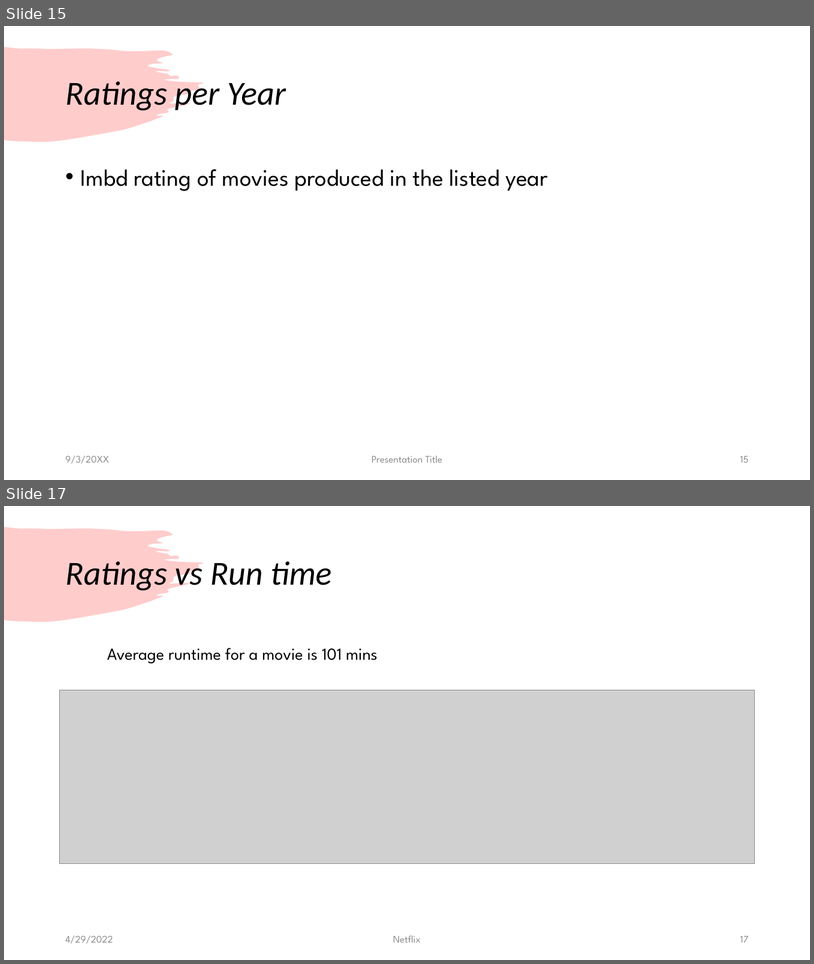
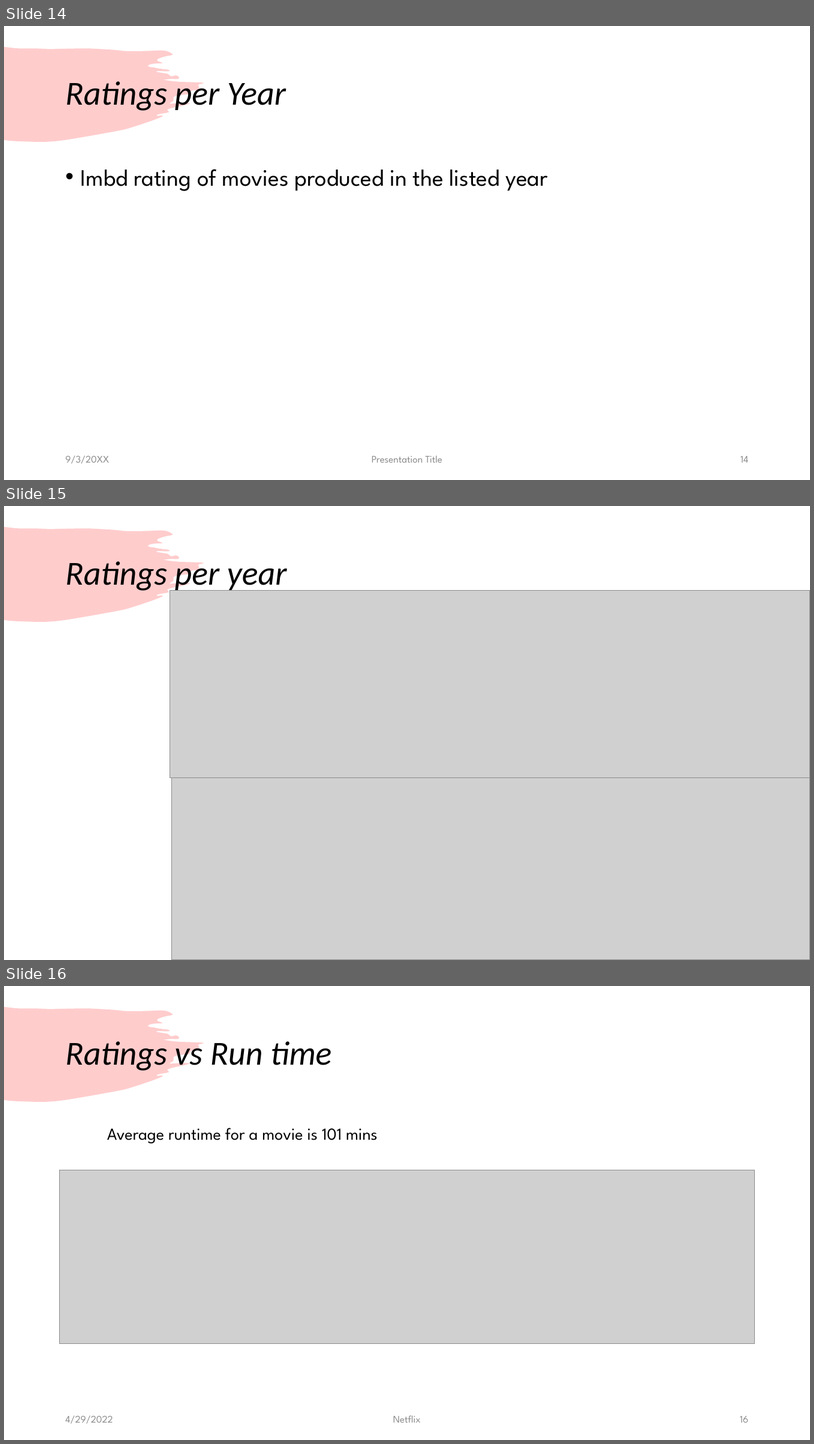
Before and after one commit to Kevinle76/NetFlix, a slide deck: Project_1.pptx. Shown one above the other, each under a label of ours: slides 15 and 17 before the commit, slides 14, 15 and 16 after it; the slides between them are not shown. The pictures are 814x964 and 814x1444 pixels, drawn with LibreOffice and Linux fonts; fonts in the diff are those of the drawing; grey boxes stand for pictures. Boxes give left, top, right and bottom in pixels: in the first picture for what was removed or moved away, otherwise in the second. Text is boxed around its words. In the diff, an @@ line names an element or a change of style, - is before the commit and + after.

```diff
--- a/Project_1.pptx
+++ b/Project_1.pptx
@@ slide 15 added at <box>4,506,810,960</box>, background #FFFFFF; not listed: 1 template element that a slide beside it also shows @@
@@ title added at <box>65,556,287,592</box>, 40 pt, text #000000, italic @@
+Ratings per year
@@ picture added at <box>170,590,810,777</box> @@
@@ picture added at <box>171,778,810,960</box> @@
@@ what was slide 15 is now slide 14 @@
@@ page number at <box>741,456,749,462</box>: text changed @@
-15
+14
@@ what was slide 17 is now slide 16 @@
@@ page number at <box>740,1416,749,1422</box>: text changed @@
-17
+16
```
Also in this commit, not shown: 2 slides changed, 2 slides removed, 5 other files.
